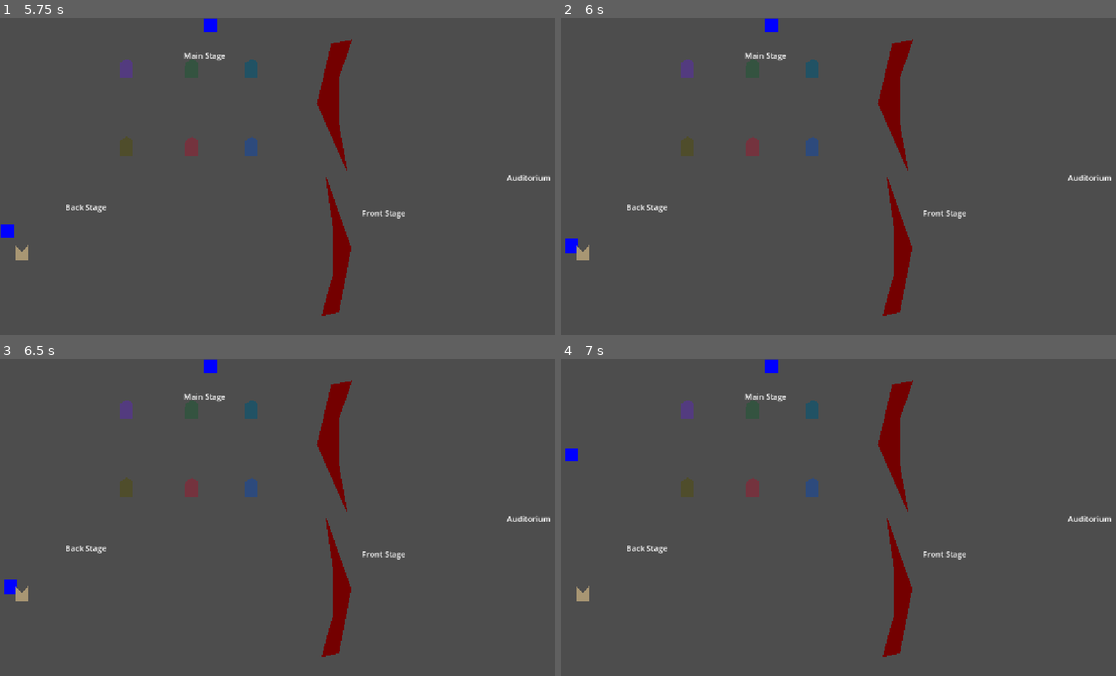
Above: before the commit, frames 1-4 (two rows, left to right).
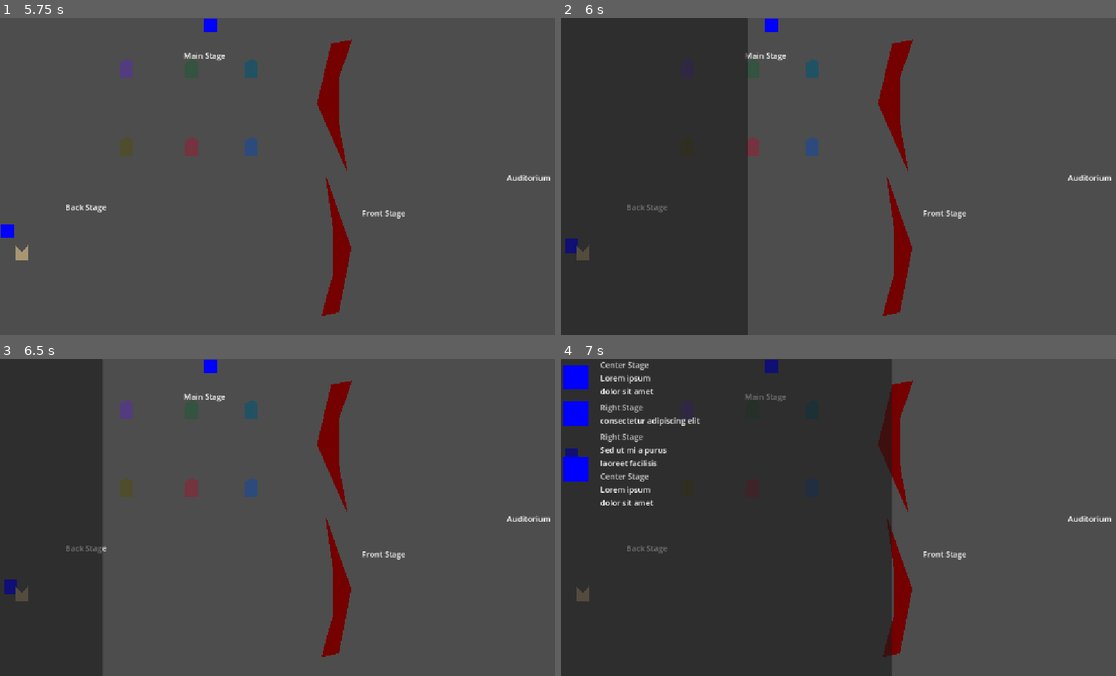
Above: after the commit, the same moments.

Repository: GomaGames/GGJ-2026
Game: Godot game, scene res://scenes/TitleScreen.tscn
Two runs of this game, one before a commit and one after it. Both use one fixed random seed, a clock stepped at 60 frames per second and the inputs below.
Inputs:
- Up to frame 1 (5.75 s): tap A (player_1_a) at 0.5, 1.35 s; hold Right 0.53-1.28 s; tap Enter (ui_accept) at 0.6, 0.77, 1.07, 1.25, 1.52, 1.55, 1.82, 2, 2.3, 3.02, 3.05, 3.32, 3.77, 3.8, 4.07, 4.52, 4.55, 4.82, 5, 5.3 s; hold Down 1.28-2.03 s; hold Right 2.03-2.78 s; hold D (player_1_d) 2.03-2.78 s; hold Up 2.78-3.53 s; tap S (player_1_s) at 2.85 s; hold W (player_1_w) 3.53-4.28 s; hold Left 3.53-5.03 s; tap Space at 4.35 s; hold Down from 5.03 s (still down); hold Backspace from 5.03 s (still down)
- Up to frame 2 (6 s): release Down at 5.78 s; release Backspace at 5.78 s; hold Right from 5.78 s (still down); tap Keypad Enter at 5.85 s
- Up to frame 3 (6.5 s): keep holding Right; tap Enter (ui_accept) at 6.02, 6.05, 6.32 s
- Up to frame 4 (7 s): release Right at 6.53 s; hold Up from 6.53 s (still down); tap Enter (ui_accept) at 6.6, 6.77 s

Frame 1 is identical in both runs. In frame 2, 34% of the frame differs, in the area x 0-34%, y 0-100%; in frame 3, 18%; in frame 4, 59%, in the area x 0-60%, y 0-100%.

Commit message:
Fixed interaction on script table, we should be able to use that on the costumes as well now.

Diff:
--- /dev/null
+++ b/ScriptDesk.gd
@@ -0,0 +1,15 @@
+extends "res://scripts/InteractionArea.gd"
+
+@export var sliding_window: PanelContainer #= get_node("/root/Game/PlayScript/SlidingScript")
+
+func _on_interact():
+	super()  # Emit the base signal
+	sliding_window.toggle()
+	print("Desk interacted - toggling window")
+
+# Optional: Add desk-specific behavior
+func _on_player_entered():
+	print("Player near desk")
+
+func _on_player_exited():
+	print("Player left desk")
--- a/project.godot
+++ b/project.godot
@@ -48,8 +48,7 @@
 }
 debug_toggle_script={
 "deadzone": 0.2,
-"events": [Object(InputEventKey,"resource_local_to_scene":false,"resource_name":"","device":0,"window_id":0,"alt_pressed":false,"shift_pressed":false,"ctrl_pressed":false,"meta_pressed":false,"pressed":false,"keycode":0,"physical_keycode":80,"key_label":0,"unicode":0,"location":0,"echo":false,"script":null)
-]
+"events": []
 }
 
 [physics]
--- a/scenes/MainScene.tscn
+++ b/scenes/MainScene.tscn
@@ -2,19 +2,35 @@
 
 [ext_resource type="PackedScene" uid="uid://player" path="res://scenes/Player.tscn" id="1_echbf"]
 [ext_resource type="Script" uid="uid://k4o0wg3ib2tx" path="res://scripts/MainScene.gd" id="2_main"]
-[ext_resource type="Script" uid="uid://cf2m3fowcxc4t" path="res://scenes/script_background.gd" id="3_c6dvc"]
+[ext_resource type="Script" uid="uid://cf2m3fowcxc4t" path="res://script_background.gd" id="3_c6dvc"]
+[ext_resource type="Script" uid="uid://dqafl4etobp6j" path="res://ScriptDesk.gd" id="4_k24pf"]
 
 [sub_resource type="RectangleShape2D" id="RectangleShape2D_echbf"]
 size = Vector2(42, 34)
 
+[sub_resource type="GDScript" id="GDScript_611at"]
+script/source = "extends Area2D
+
+signal player_entered
+signal player_exited
+
+func _on_body_entered(body):
+	if body.is_in_group(\"Player\"):
+		emit_signal(\"player_entered\", body)
+
+func _on_body_exited(body):
+	if body.is_in_group(\"Player\"):
+		emit_signal(\"player_exited\", body)
+"
+
+[sub_resource type="RectangleShape2D" id="RectangleShape2D_interaction"]
+size = Vector2(157.01447, 157.01447)
+
 [sub_resource type="RectangleShape2D" id="RectangleShape2D_qg23i"]
 size = Vector2(47, 200.5)
 
 [sub_resource type="RectangleShape2D" id="RectangleShape2D_ibiss"]
 size = Vector2(1192, 161)
-
-[sub_resource type="RectangleShape2D" id="RectangleShape2D_interaction"]
-size = Vector2(150, 150)
 
 [node name="MainScene" type="Node2D" unique_id=718884609]
 y_sort_enabled = true
@@ -31,6 +47,12 @@
 color = Color(0.32600486, 0.2326718, 0.50035137, 1)
 polygon = PackedVector2Array(-33, -48, -34, 24, 31, 24, 30, -50, 0, -68)
 
+[node name="InteractionArea" type="Area2D" parent="Dress Rack 1" unique_id=1466347400]
+script = SubResource("GDScript_611at")
+
+[node name="CollisionShape2D" type="CollisionShape2D" parent="Dress Rack 1/InteractionArea" unique_id=656594195]
+shape = SubResource("RectangleShape2D_interaction")
+
 [node name="Dress Rack 2" type="StaticBody2D" parent="." unique_id=611861792]
 position = Vector2(392, 112)
 scale = Vector2(0.4183594, 0.4183594)
@@ -42,6 +64,12 @@
 color = Color(0.20776388, 0.32795632, 0.25267884, 1)
 polygon = PackedVector2Array(-33, -48, -34, 24, 31, 24, 30, -50, 0, -68)
 
+[node name="InteractionArea" type="Area2D" parent="Dress Rack 2" unique_id=1232124467]
+script = SubResource("GDScript_611at")
+
+[node name="CollisionShape2D" type="CollisionShape2D" parent="Dress Rack 2/InteractionArea" unique_id=1081173826]
+shape = SubResource("RectangleShape2D_interaction")
+
 [node name="Dress Rack 3" type="StaticBody2D" parent="." unique_id=773536788]
 position = Vector2(514, 112)
 scale = Vector2(0.4183594, 0.4183594)
@@ -53,6 +81,12 @@
 color = Color(0.13253075, 0.32290083, 0.39545876, 1)
 polygon = PackedVector2Array(-33, -48, -34, 24, 31, 24, 30, -50, 0, -68)
 
+[node name="InteractionArea" type="Area2D" parent="Dress Rack 3" unique_id=599881442]
+script = SubResource("GDScript_611at")
+
+[node name="CollisionShape2D" type="CollisionShape2D" parent="Dress Rack 3/InteractionArea" unique_id=1908664347]
+shape = SubResource("RectangleShape2D_interaction")
+
 [node name="Dress Rack 4" type="StaticBody2D" parent="." unique_id=1603682894]
 position = Vector2(259, 271)
 scale = Vector2(0.4183594, 0.4183594)
@@ -64,6 +98,12 @@
 color = Color(0.31310874, 0.3019784, 0.17057562, 1)
 polygon = PackedVector2Array(-33, -48, -34, 24, 31, 24, 30, -50, 0, -68)
 
+[node name="InteractionArea" type="Area2D" parent="Dress Rack 4" unique_id=1919674527]
+script = SubResource("GDScript_611at")
+
+[node name="CollisionShape2D" type="CollisionShape2D" parent="Dress Rack 4/InteractionArea" unique_id=938909200]
+shape = SubResource("RectangleShape2D_interaction")
+
 [node name="Dress Rack 5" type="StaticBody2D" parent="." unique_id=121966401]
 position = Vector2(392, 271)
 scale = Vector2(0.4183594, 0.4183594)
@@ -75,6 +115,12 @@
 color = Color(0.45869178, 0.20058298, 0.24643692, 1)
 polygon = PackedVector2Array(-33, -48, -34, 24, 31, 24, 30, -50, 0, -68)
 
+[node name="InteractionArea" type="Area2D" parent="Dress Rack 5" unique_id=578019178]
+script = SubResource("GDScript_611at")
+
+[node name="CollisionShape2D" type="CollisionShape2D" parent="Dress Rack 5/InteractionArea" unique_id=847326904]
+shape = SubResource("RectangleShape2D_interaction")
+
 [node name="Dress Rack 6" type="StaticBody2D" parent="." unique_id=1617459162]
 position = Vector2(514, 271)
 scale = Vector2(0.4183594, 0.4183594)
@@ -85,6 +131,12 @@
 [node name="Polygon2D" type="Polygon2D" parent="Dress Rack 6" unique_id=1449950352]
 color = Color(0.17879683, 0.2929185, 0.48628098, 1)
 polygon = PackedVector2Array(-33, -48, -34, 24, 31, 24, 30, -50, 0, -68)
+
+[node name="InteractionArea" type="Area2D" parent="Dress Rack 6" unique_id=418001648]
+script = SubResource("GDScript_611at")
+
+[node name="CollisionShape2D" type="CollisionShape2D" parent="Dress Rack 6/InteractionArea" unique_id=212210851]
+shape = SubResource("RectangleShape2D_interaction")
 
 [node name="Tmp Labels" type="Node" parent="." unique_id=2058468052]
 
@@ -174,16 +226,18 @@
 color = Color(0.45719898, 9.1448425e-07, 2.4065375e-07, 1)
 polygon = PackedVector2Array(35, 53, 50, 154, 50, 242, 27, 319, 63, 312, 88, 191, 67.18701, 136.80765)
 
-[node name="Actor 1" parent="." unique_id=601871128 instance=ExtResource("1_echbf")]
+[node name="Actor 1" parent="." unique_id=601871128 groups=["Player"] instance=ExtResource("1_echbf")]
 position = Vector2(340, 405)
 
-[node name="Actor 2" parent="." unique_id=134137325 instance=ExtResource("1_echbf")]
+[node name="Actor 2" parent="." unique_id=134137325 groups=["Player"] instance=ExtResource("1_echbf")]
 position = Vector2(520, 400)
 player_id = 2
 
-[node name="Script Desk" type="StaticBody2D" parent="." unique_id=362810205]
+[node name="Script Desk" type="StaticBody2D" parent="." unique_id=362810205 node_paths=PackedStringArray("sliding_window")]
 position = Vector2(45, 485)
 scale = Vector2(0.4183594, 0.4183594)
+script = ExtResource("4_k24pf")
+sliding_window = NodePath("../PlayScript/SlidingScript")
 
 [node name="CollisionShape2D" type="CollisionShape2D" parent="Script Desk" unique_id=1912687467]
 shape = SubResource("RectangleShape2D_echbf")
@@ -196,25 +250,18 @@
 [node name="InteractionArea" type="Area2D" parent="Script Desk" unique_id=999999001]
 
 [node name="CollisionShape2D" type="CollisionShape2D" parent="Script Desk/InteractionArea" unique_id=999999002]
+position = Vector2(0, 2.3902874)
 shape = SubResource("RectangleShape2D_interaction")
 
 [node name="PlayScript" type="CanvasLayer" parent="." unique_id=2100000001]
 
-[node name="oldBackground" type="ColorRect" parent="PlayScript" unique_id=2100000002]
-visible = false
-anchors_preset = 9
-anchor_bottom = 1.0
-offset_right = 768.0
-grow_vertical = 2
-color = Color(0, 0, 0, 0.5)
-
-[node name="Script Background" type="PanelContainer" parent="PlayScript" unique_id=533913535]
+[node name="SlidingScript" type="PanelContainer" parent="PlayScript" unique_id=533913535]
 visible = false
 offset_right = 676.0
 offset_bottom = 649.0
 script = ExtResource("3_c6dvc")
 
-[node name="ActionList" type="VBoxContainer" parent="PlayScript/Script Background" unique_id=2100000003]
+[node name="ActionList" type="VBoxContainer" parent="PlayScript/SlidingScript" unique_id=2100000003]
 unique_name_in_owner = true
 layout_mode = 2
 theme_override_constants/separation = 10
--- /dev/null
+++ b/scripts/InteractionArea.gd
@@ -0,0 +1,44 @@
+extends StaticBody2D
+class_name InteractiveObject
+
+signal interaction_triggered(object)
+
+@export var interaction_key: String = "ui_accept"
+
+@onready var interaction_zone: Area2D = $InteractionArea
+
+var player_in_range: bool = false
+
+func _ready():
+	# Connect child Area2D signals
+	if interaction_zone:
+		interaction_zone.body_entered.connect(_on_interaction_zone_body_entered)
+		interaction_zone.body_exited.connect(_on_interaction_zone_body_exited)
+
+func _input(event):
+	if player_in_range and event.is_action_pressed(interaction_key):
+		_on_interact()
+		get_viewport().set_input_as_handled()
+
+func _on_interaction_zone_body_entered(body):
+	if body.is_in_group("Player"):
+		player_in_range = true
+		_on_player_entered()
+
+func _on_interaction_zone_body_exited(body):
+	if body.is_in_group("Player"):
+		player_in_range = false
+		_on_player_exited()
+
+# Virtual methods to override in child classes
+func _on_interact():
+	emit_signal("interaction_triggered", self)
+
+func _on_player_entered():
+	pass
+
+func _on_player_exited():
+	pass
+
+func can_interact() -> bool:
+	return player_in_range
--- a/scripts/MainScene.gd
+++ b/scripts/MainScene.gd
@@ -20,48 +20,6 @@
 	if act1:
 		render_act(act1)
 
-	# Setup interaction logic
-	var interaction_area = $"Script Desk/InteractionArea"
-	if interaction_area:
-		interaction_area.body_entered.connect(_on_interaction_area_body_entered)
-		interaction_area.body_exited.connect(_on_interaction_area_body_exited)
-
-	# Connect to players
-	# Note: In the scene they are named "Actor 1" and "Actor 2"
-	var actor1 = $"Actor 1"
-	var actor2 = $"Actor 2"
-
-	if actor1:
-		actor1.interact_pressed.connect(func(): _on_player_interact(actor1))
-	if actor2:
-		actor2.interact_pressed.connect(func(): _on_player_interact(actor2))
-
-func _on_interaction_area_body_entered(body):
-	if body is CharacterBody2D and "player_id" in body: # Simple check for Player
-		if not body in players_in_zone:
-			players_in_zone.append(body)
-
-func _on_interaction_area_body_exited(body):
-	if body in players_in_zone:
-		players_in_zone.erase(body)
-
-func _on_player_interact(player):
-	# Case 1: Player is the active one (dismiss)
-	if active_player == player:
-		active_player.can_move = true
-		active_player = null
-		# Find PlayScript node (it's the CanvasLayer)
-		var ps = get_node("PlayScript")
-		if ps: ps.visible = false
-		return
-
-	# Case 2: No active player, but this player is in zone (activate)
-	if active_player == null and player in players_in_zone:
-		active_player = player
-		player.can_move = false
-		var ps = get_node("PlayScript")
-		if ps: ps.visible = true
-
 func render_act(act_data):
 	var scenes = act_data.get("scene", [])
 	for scene_item in scenes:
Not shown, added: ScriptDesk.gd.uid
Renamed: scenes/script_background.gd -> script_background.gd
Renamed: scenes/script_background.gd.uid -> script_background.gd.uid
Not shown, added: scripts/InteractionArea.gd.uid
